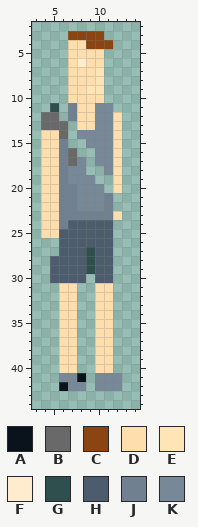
Two versions of one pixel-art sprite, boy.png. That is the earlier state.
The file is 18x46 pixels. Shown: x 3..14, y 2..44.
Palette (. is transparent): A #0a131c  B #696969  C #8b4513  D #ffdead  E #ffe4b5  F #ffebcd  G #2f4f4f  H #4c5c6c  J #708090  K #778899
Pixels before, first column x 4:
 3 ...CCCC..
 4 ...DDCCC.
 5 ...DDDD..
 6 ...DFDD..
 7 ...DDDE..
 8 ...DDDE..
 9 ...DDEE..
10 ...DDDD..
11 .G.JDDKK.
12 BB.JDDKKD
13 BBB.DDKKD
14 DDB.KKKKD
15 DDJ..KKKD
16 DDJB..KKD
17 DDJBK.KKD
18 DDJKK..KD
19 DDJKKK..D
20 DDJJKKK.D
21 DDJJKKKJ.
22 DDJJKKKJ.
23 DDJJJJJJD
24 DDJHHHHH.
25 DDHHHHHH.
26 ..HHHHHH.
27 ..HHHGHH.
28 .HHHHGHH.
29 .HHHHGHH.
30 .HHHH.HH.
31 ..DD..DD.
32 ..DD..DD.
33 ..DD..DD.
34 ..DD..DD.
35 ..DD..DD.
36 ..DD..DD.
37 ..DD..DD.
38 ..DD..DD.
39 ..DD..DD.
40 ..DD..DD.
41 ..KKA.KKK
42 ..AKK.KKK
New version:
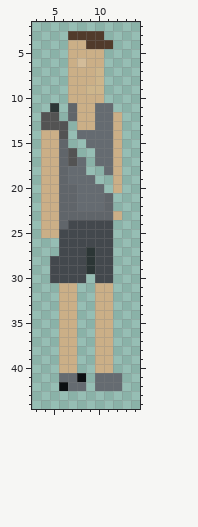
The edit:
colour A: #0a131c -> #0c0f12
colour B: #696969 -> #535353
colour C: #8b4513 -> #513b2b
colour D: #ffdead -> #cbaf87
colour E: #ffe4b5 -> #cdb58b
colour F: #ffebcd -> #d3bc99
colour G: #2f4f4f -> #2c3636
colour H: #4c5c6c -> #43484d
colour J: #708090 -> #60656a
colour K: #778899 -> #656b71
Where, in picture pixels (left, top, right, bottom), the same in both pictures:
changed: (41, 31, 122, 391)
